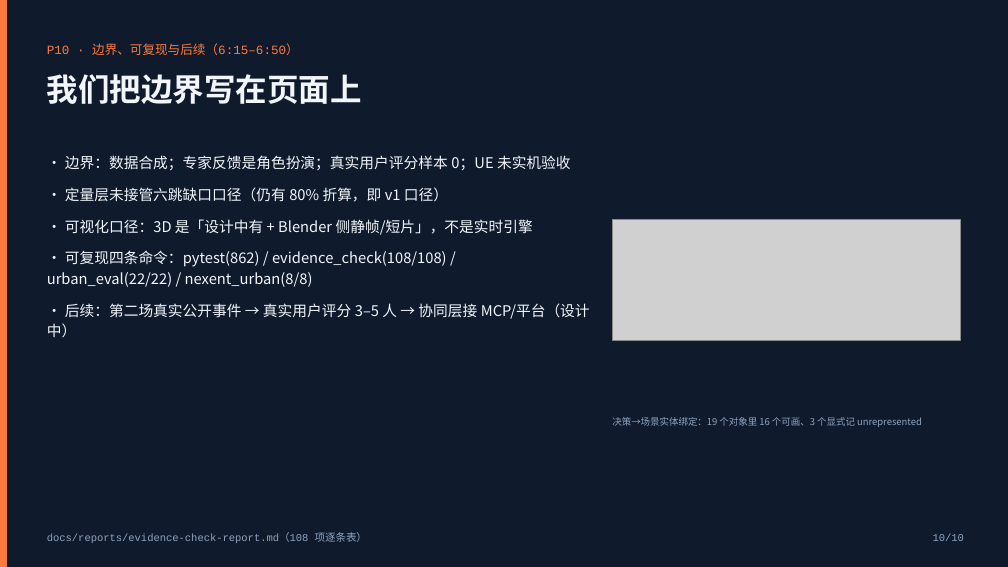
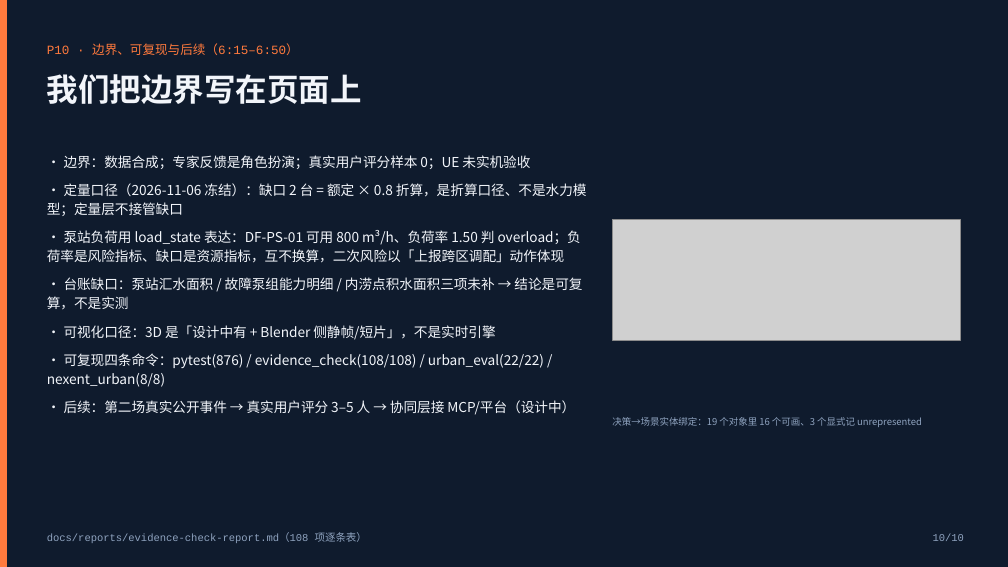
Before and after one commit to May18th/ICT, a slide deck: slide 10 of docs/competition/初赛答辩-PPT-v0.1.pptx. Drawn at 1008x567 pixels with LibreOffice and Linux fonts; fonts in the diff are those of the drawing; grey boxes stand for pictures. Boxes give left, top, right and bottom in pixels: in the first picture for what was removed or moved away, otherwise in the second. Text is boxed around its words. In the diff, an @@ line names an element or a change of style, - is before the commit and + after.

```diff
--- a/docs/competition/初赛答辩-PPT-v0.1.pptx
+++ b/docs/competition/初赛答辩-PPT-v0.1.pptx
@@ text at (64,155,575,415): size 14 to 13 pt in "· 边界：数据合成；专家反馈是角色扮演；真实用户评分样本 0；UE 未实机验收", "· 可视化口径：3D 是「设计中有 + Blender 侧静帧/短片」，不是实时引擎", "· 后续：第二场真实公开事件 → 真实用户评分 3–5 人 → ..."; less space between paragraphs @@
@@ text at (47,183,587,310): text changed; size 14 to 13 pt @@
-· 定量层未接管六跳缺口口径（仍有 80% 折算，即 v1 口径）
+· 定量口径（2026-11-06 冻结）：缺口 2 台 = 额定 × 0.8 折算，是折算口径、不是水力模型；定量层不接管缺口
+· 泵站负荷用 load_state 表达：DF-PS-01 可用 800 m³/h、负荷率 1.50 判 overload；负荷率是风险指标、缺口是资源指标，互不换算，二次风险以「上报跨区调配」动作体现
+· 台账缺口：泵站汇水面积 / 故障泵组能力明细 / 内涝点积水面积三项未补 → 结论是可复算，不是实测
@@ text at (47,353,544,387): text changed; size 14 to 13 pt @@
-· 可复现四条命令：pytest(862) / evidence_check(108/108) / urban_eval(22/22) / nexent_urban(8/8)
+· 可复现四条命令：pytest(876) / evidence_check(108/108) / urban_eval(22/22) / nexent_urban(8/8)
```
Also in this commit, not shown: 1 other slide changed, 22 other files.
